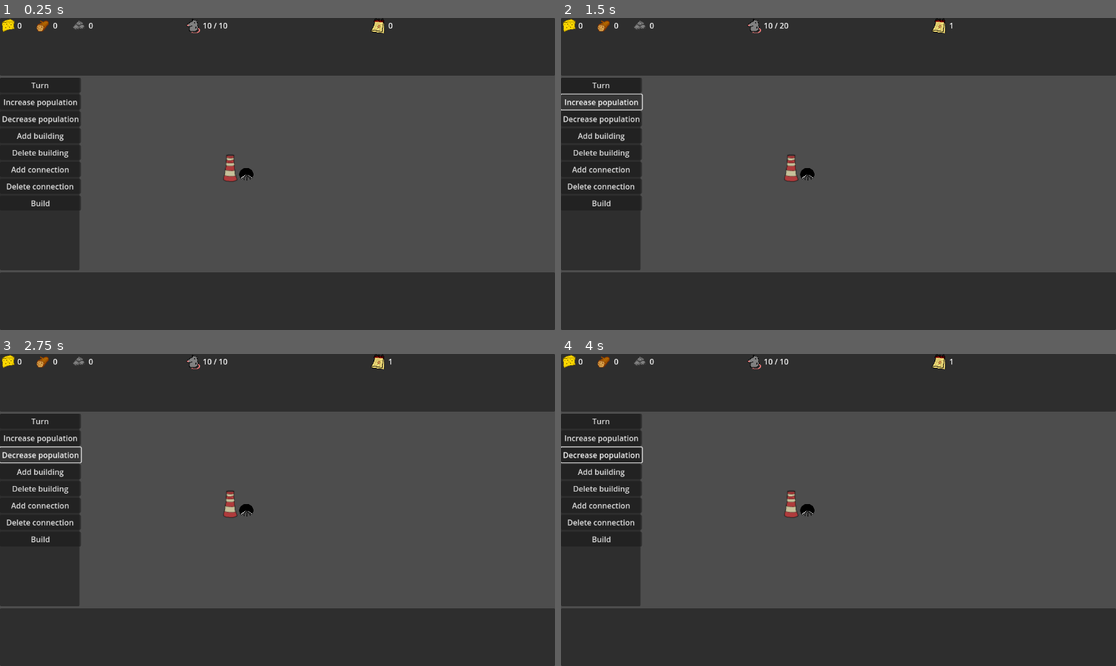
Above: before the commit, frames 1-4 (two rows, left to right).
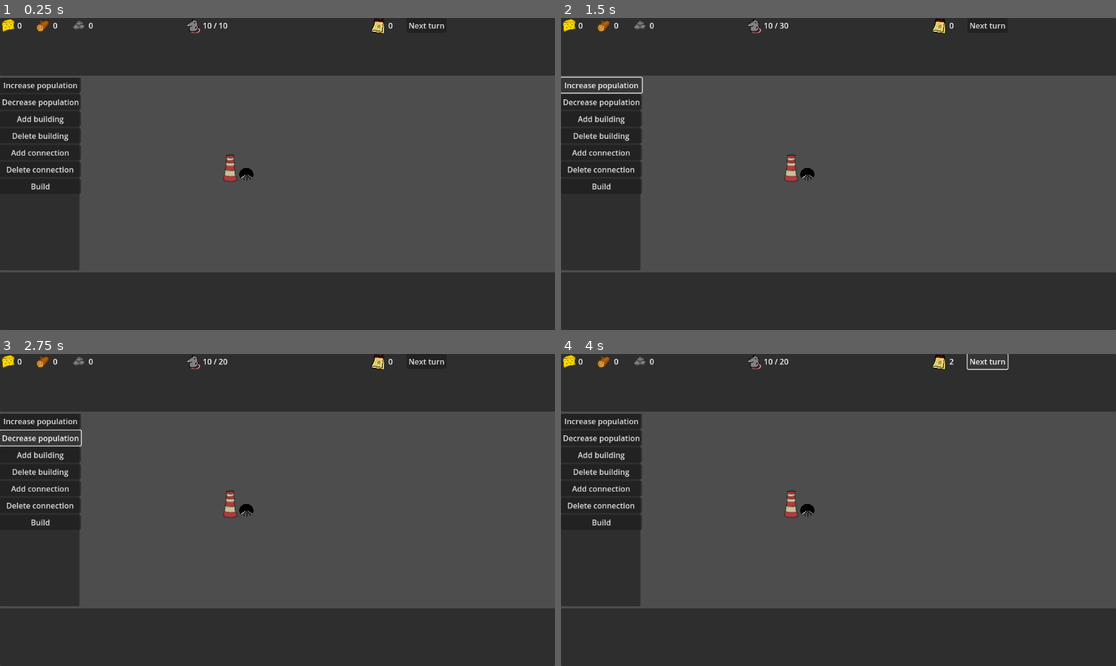
Above: after the commit, the same moments.

Repository: Roling551/td
Game: Godot game, scene res://scenes/game.tscn
The game is run twice, just before and just after one commit, with the same random seed, the same clock (stepped at 60 frames per second) and the same inputs.
Inputs (mouse positions are in pixels of both pictures, inside the frame that each line leads up to):
- Up to frame 1 (0.25 s): no input
- Up to frame 2 (1.5 s): click (599, 86) at 0.5 s, where only the run before the commit has a clickable "Turn"; click "Increase population" at 1.25 s
- Up to frame 3 (2.75 s): click "Decrease population" at 2 s
- Up to frame 4 (4 s): click (988, 360) at 2.75 s, where only the run after the commit has a clickable "Next turn"; click (988, 360) at 3.5 s, where only the run after the commit has a clickable "Next turn"

The runs differ from the first frame. In frame 1, 1.1% of the frame differs, in the area x 0-81%, y 1-62%; in frame 2, 1.4%; in frame 3, 1.4%; in frame 4, 1.4%.

Commit message:
Disable next turn if not enough population

Diff:
--- a/scripts/TurnSystem.gd
+++ b/scripts/TurnSystem.gd
@@ -2,8 +2,14 @@
 class_name TurnSystem
 
 var date_item
+var new_turn_button
+var new_turn_function
+var turn = 0
 
-var turn = 0
+var errors = {}
+
+func _init(_new_turn_function):
+	new_turn_function = _new_turn_function
 
 func get_ui():
 	var updateable_wrap = UpdateableWrap.new(self)
@@ -11,11 +17,24 @@
 	ControlUtil.expand_control(ui)
 	updateable_wrap.add_child(ui)
 	date_item = ControlUtil.create_resource_item_and_add(ui, "date_sprite", func():return str(turn))
+	new_turn_button  = ActionButton.new("Next turn", new_turn)
+	ui.add_child(new_turn_button)
 	return updateable_wrap
 
 func update_ui():
 	date_item.update()
+	new_turn_button.disabled = !errors.is_empty()
 
-func proceed_turn():
+func add_error(error, message):
+	errors[error] = message
+	MainScript.update_ui.mark_for_update()
+
+func remove_error(error):
+	errors.erase(error)
+	MainScript.update_ui.mark_for_update()
+
+func new_turn():
+	#new_turn_button.disabled = true
 	turn += 1
+	new_turn_function.call()
 	MainScript.update_ui.mark_for_update()
--- a/scripts/main/DevActions.gd
+++ b/scripts/main/DevActions.gd
@@ -2,7 +2,6 @@
 class_name DevActions
 
 var buttons = [
-	ActionButton.new("Turn", func(): MainScript.turn()),
 	ActionButton.new("Increase population", func(): change_population(10)),
 	ActionButton.new("Decrease population", func(): change_population(-10)),
 	ActionButton.new("Add building", func(): set_add_building_action(MainScript.building_factory.get_pre_build_info("transformer"))),
--- a/scripts/main/MainScript.gd
+++ b/scripts/main/MainScript.gd
@@ -3,7 +3,7 @@
 
 static var resources_container : Node
 static var population_system = PopulationSystem.new()
-static var turn_system = TurnSystem.new()
+static var turn_system = TurnSystem.new(new_turn)
 static var resources_system = ResourcesSystem.new()
 static var active_panel : Node
 static var left_panel : Node
@@ -43,8 +43,7 @@
 
 	left_panel.add_child(dev_actions)
 
-static func turn():
-	turn_system.proceed_turn()
+static func new_turn():
 	buildings_map.building_actions()
 	buildings_map.new_turn()
 
--- a/scripts/population/PopulationSystem.gd
+++ b/scripts/population/PopulationSystem.gd
@@ -23,10 +23,18 @@
 func update_ui():
 	resource_item.update()
 
+func check_if_sufficient():
+	if population_needed > population_number:
+		MainScript.turn_system.add_error(self, "Not enough workers")
+	else:
+		MainScript.turn_system.remove_error(self)
+
 func change_populaion_needed(needed_change):
 	population_needed += needed_change
+	check_if_sufficient()
 	MainScript.update_ui.mark_for_update()
 
 func change_population(population_change):
 	population_number += population_change
+	check_if_sufficient()
 	MainScript.update_ui.mark_for_update()
